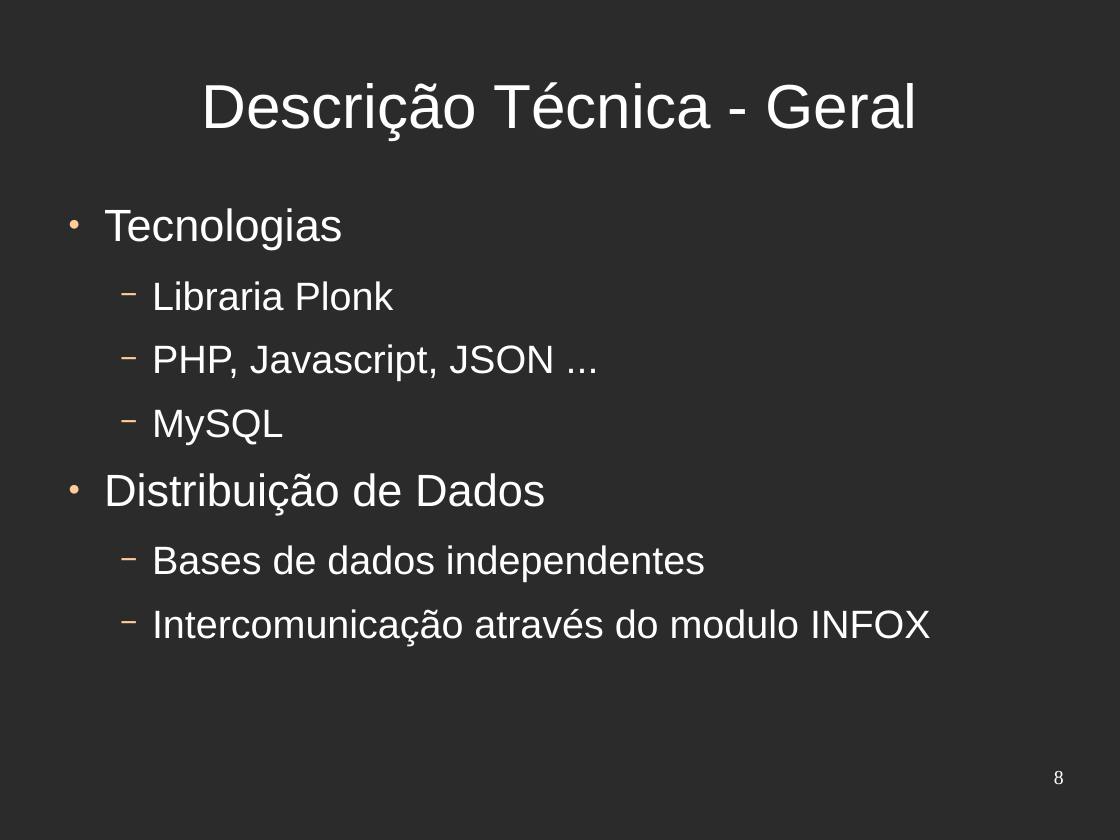
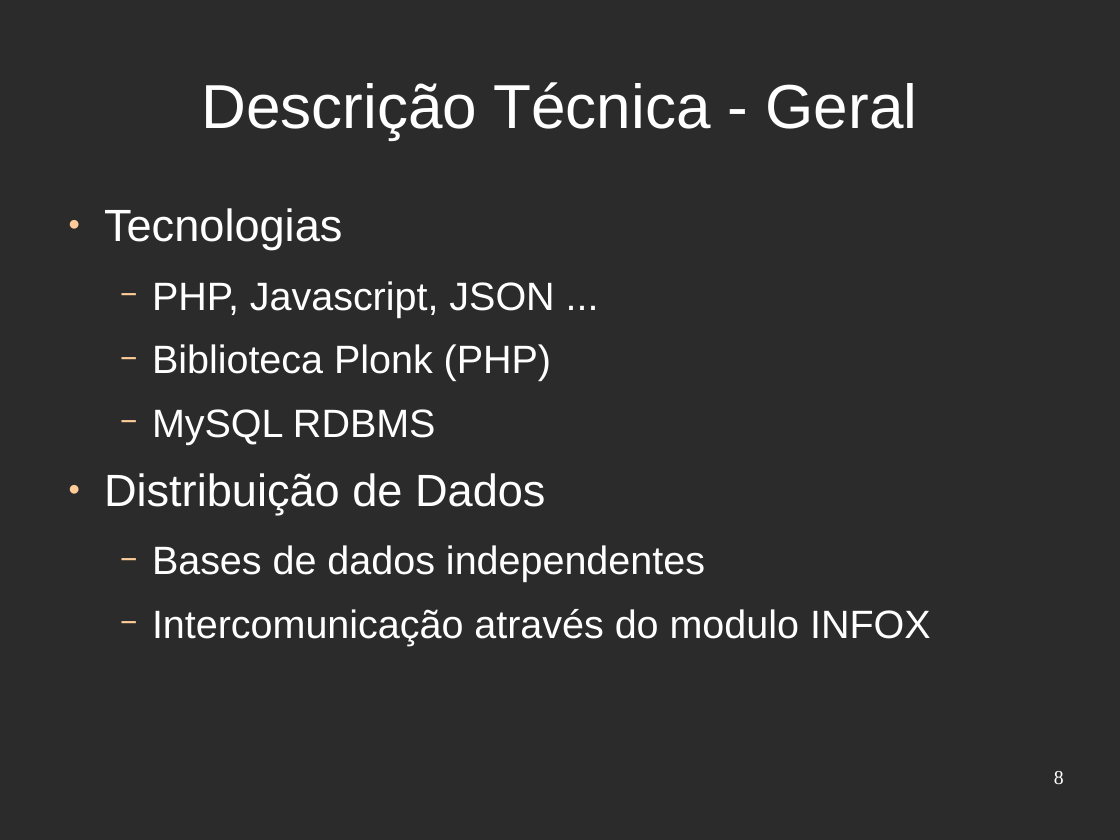
Before and after one commit to djjorjinho/mutworange_2011, a slide deck: slide 8 of documents/presentation/apresentacao_portugal.odp. Drawn at 1120x840 pixels with LibreOffice and Linux fonts; fonts in the diff are those of the drawing; background and template pictures are left out; a plain dark background stands for a picture behind light text. Boxes give left, top, right and bottom in pixels: in the first picture for what was removed or moved away, otherwise in the second. Text is boxed around its words. In the diff, an @@ line names an element or a change of style, - is before the commit and + after.

```diff
--- a/documents/presentation/apresentacao_portugal.odp
+++ b/documents/presentation/apresentacao_portugal.odp
@@ text at (152, 281, 394, 311): paragraph removed @@
-  − Libraria Plonk
@@ text at (152, 344, 551, 444): text changed @@
-  − MySQL
+  − Biblioteca Plonk (PHP)
+  − MySQL RDBMS
```
Also in this commit, not shown: 5 other slides changed.
